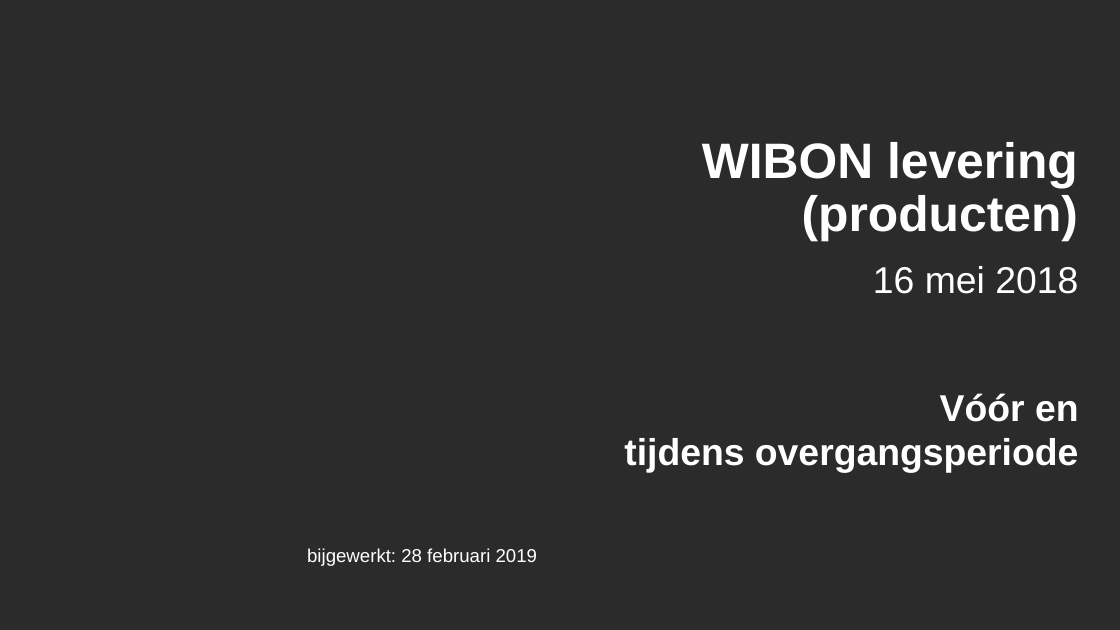
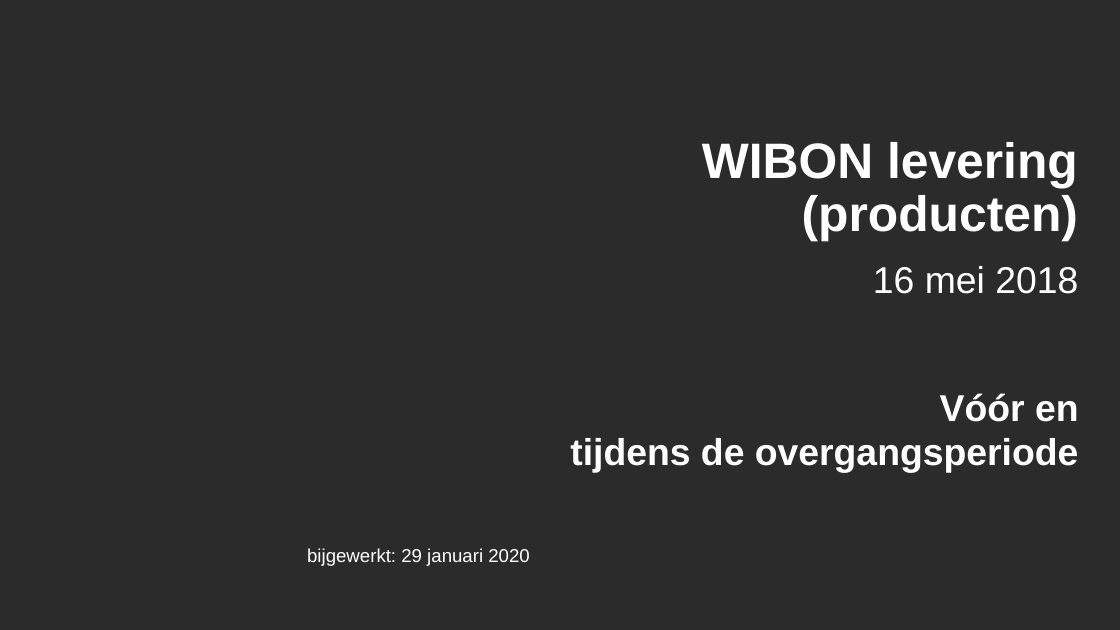
Before and after one commit to kadaster/klic-win, a slide deck: slide 1 of Uitleveren/WIBON levering - overgangsperiode.ppsx. Drawn at 1120x630 pixels with LibreOffice and Linux fonts; fonts in the diff are those of the drawing; background and template pictures are left out; a plain dark background stands for a picture behind light text. Boxes give left, top, right and bottom in pixels: in the first picture for what was removed or moved away, otherwise in the second. Text is boxed around its words. In the diff, an @@ line names an element or a change of style, - is before the commit and + after.

Commit message:
einde overgangsperiode 29-02-2020

```diff
--- a/Uitleveren/WIBON levering - overgangsperiode.ppsx
+++ b/Uitleveren/WIBON levering - overgangsperiode.ppsx
@@ text at (x1=570, y1=393, x2=1079, y2=473): text changed @@
-Vóór en
-tijdens overgangsperiode
+Vóór en
+tijdens de overgangsperiode
@@ text at (x1=307, y1=548, x2=529, y2=566): text changed @@
-bijgewerkt: 28 februari 2019
+bijgewerkt: 29 januari 2020
```
Also in this commit, not shown: 11 other slides changed, 3 other files.
